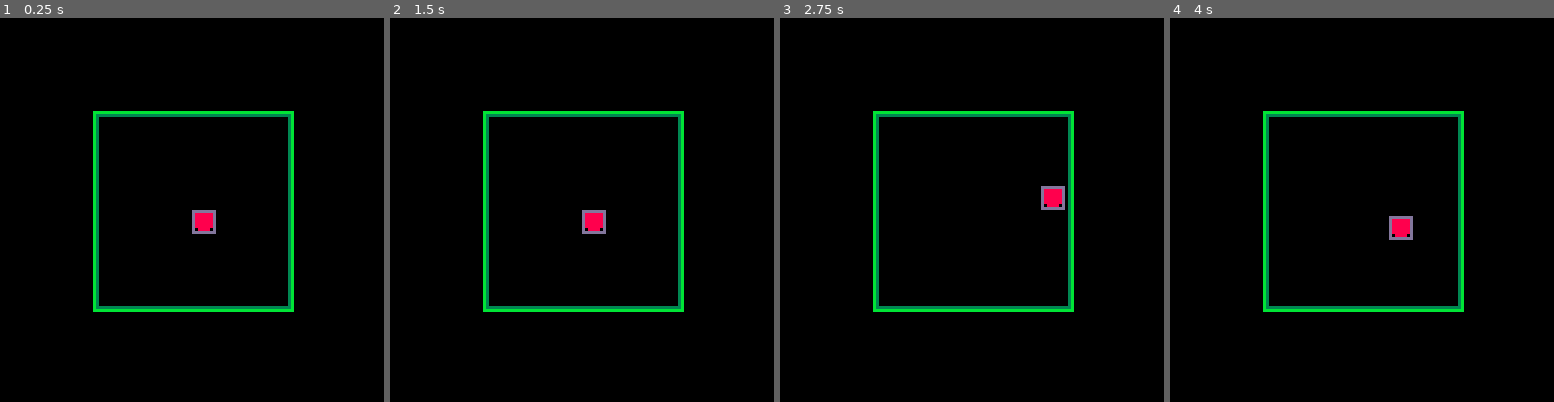
Above: before the commit, frames 1-4 (left to right).
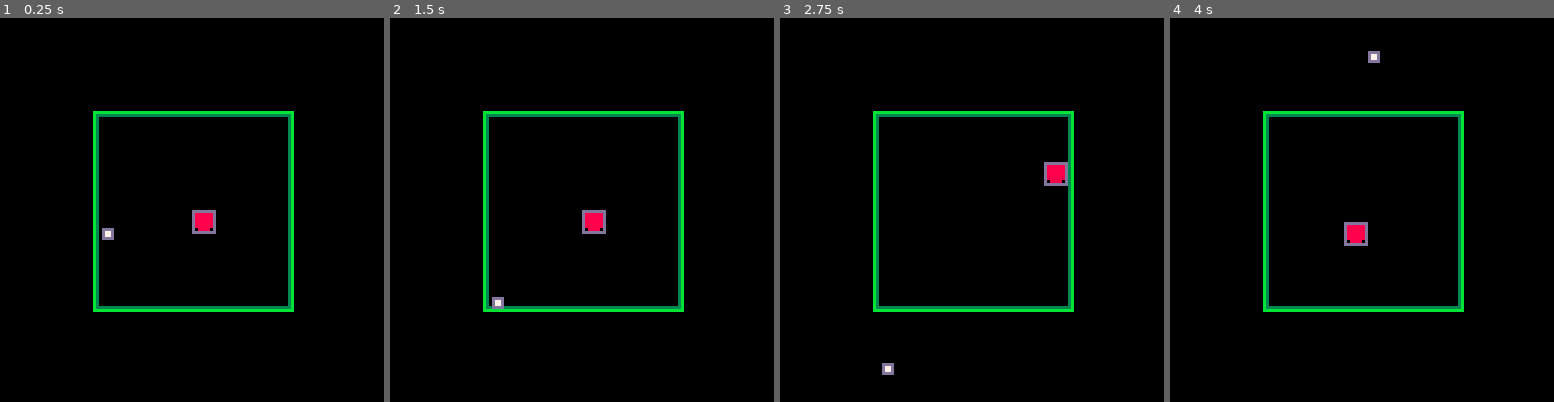
Above: after the commit, the same moments.

Repository: GiovanH/Pico8_Dev
Game: PICO-8 cartridge undertale.p8
Same seed, same stepped clock (60 frames per second), same inputs: the game is played once before the commit and once after it.
Inputs:
- Up to frame 1 (0.25 s): no input
- Up to frame 2 (1.5 s): no input
- Up to frame 3 (2.75 s): hold Right 1.6-2.1 s; hold Up 2.15-2.42 s; hold Right from 2.47 s (still down)
- Up to frame 4 (4 s): release Right at 3.03 s; hold Left 3.08-3.58 s; hold Down 3.63-3.97 s

The runs differ from the first frame. In frame 1, 0.1% of the frame differs, in the area x 26-30%, y 54-58%; in frame 2, 0.1%; in frame 3, 0.9%, in the area x 26-75%, y 37-93%; in frame 4, 0.9%.

Commit message:
Test bullet with collision

Diff:
--- a/undertale.p8
+++ b/undertale.p8
@@ -8,6 +8,8 @@
 local todo
 
 local debug = true
+ menuitem(1,'toggle debug',
+   function() debug = not debug end)
 -->8
 -- utility
 
@@ -245,6 +247,7 @@
 
 local o_soul = mob(vec(64, 64), 0)
 o_soul.arena = nil
+o_soul.invuln = 0
 function o_soul:update()
  -- fit self to arena
 
@@ -254,8 +257,10 @@
  end
 
  -- player movement
- local xspeed = vec(1, 0)
- local yspeed = vec(0, 1)
+ local vright = vec(1, 0)
+ local vdown = vec(0, 1)
+ local speed = 2
+
  local npos = self.pos
  function moveif()
   local nbox = bbox(
@@ -266,10 +271,69 @@
    npos = self.pos
   end
  end
- if (btn(0)) then npos -= xspeed moveif()
- elseif (btn(1)) then npos += xspeed moveif() end
- if (btn(2)) then npos -= yspeed moveif()
- elseif (btn(3)) then npos += yspeed moveif() end
+ if (btn(0)) then
+  for x=1,speed do
+   npos -= vright moveif()
+  end
+ elseif (btn(1)) then
+  for x=1,speed do
+   npos += vright moveif()
+  end
+ end
+ if (btn(2)) then
+  for x=1,speed do
+   npos -= vdown moveif()
+  end
+ elseif (btn(3)) then
+  for x=1,speed do
+   npos += vdown moveif()
+  end
+ end
+
+ if self.invuln > 0 then
+  self.invuln -= 1
+ end
+
+ mob.update(self)
+end
+
+function o_soul:hit(dmg)
+ if self.invuln > 0 then
+  return false
+ else
+  self.invuln = 12
+  sfx(00)
+  return true
+ end
+end
+
+function o_soul:draw()
+ print(self.invuln, self.pos + vec(0, -8))
+ if self.invuln > 0 and self.stage.mclock % 4 == 0 then
+  return
+ end
+ mob.draw(self)
+end
+
+local o_testbullet = mob(vec(32, 64), 001, vec(3, 3))
+o_testbullet.anchor = vec(-2, -2)
+function o_testbullet:update()
+ local wholescreen = bbox(vec(0, 0), vec(128, 128))
+
+ function shoot()
+  self.pos = vec(64, 0)
+ end
+
+ self.pos += vec(0, 0.6)
+
+ if not self.shape:overlaps(wholescreen) then
+  shoot()
+ end
+
+ if self.shape:overlaps(o_soul.shape) then
+  local didhit = o_soul:hit(1)
+  if (didhit) shoot()
+ end
 
  mob.update(self)
 end
@@ -301,6 +365,7 @@
 teststage:add(bg)
 teststage:add(o_arena)
 teststage:add(o_soul)
+teststage:add(o_testbullet)
 
 -->8
 --pico-8 builtins
@@ -318,10 +383,10 @@
 __gfx__
 08800880000000000000000000000000000000000000000000000000000000000000000000000000000000000000000000000000000000000000000000000000
 88888888000000000000000000000000000000000000000000000000000000000000000000000000000000000000000000000000000000000000000000000000
-88888888000000000000000000000000000000000000000000000000000000000000000000000000000000000000000000000000000000000000000000000000
-88888888000000000000000000000000000000000000000000000000000000000000000000000000000000000000000000000000000000000000000000000000
-08888880000000000000000000000000000000000000000000000000000000000000000000000000000000000000000000000000000000000000000000000000
-08888880000000000000000000000000000000000000000000000000000000000000000000000000000000000000000000000000000000000000000000000000
+88888888000770000000000000000000000000000000000000000000000000000000000000000000000000000000000000000000000000000000000000000000
+88888888007777000000000000000000000000000000000000000000000000000000000000000000000000000000000000000000000000000000000000000000
+08888880007777000000000000000000000000000000000000000000000000000000000000000000000000000000000000000000000000000000000000000000
+08888880000770000000000000000000000000000000000000000000000000000000000000000000000000000000000000000000000000000000000000000000
 00888800000000000000000000000000000000000000000000000000000000000000000000000000000000000000000000000000000000000000000000000000
 00088000000000000000000000000000000000000000000000000000000000000000000000000000000000000000000000000000000000000000000000000000
 00000000000000000000000000000000000000000000000000000000000000000000000000000000000000000000000000000000000000000000000000000000
Not shown, changed: the sound effects (__sfx__) section of undertale.p8
